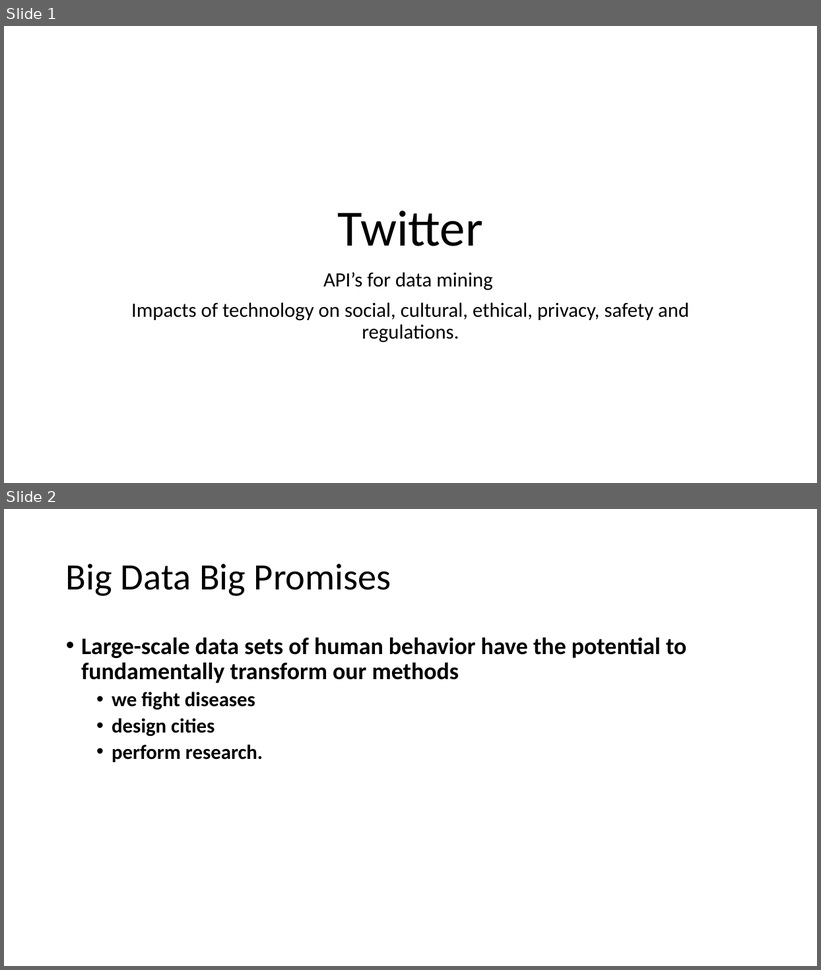
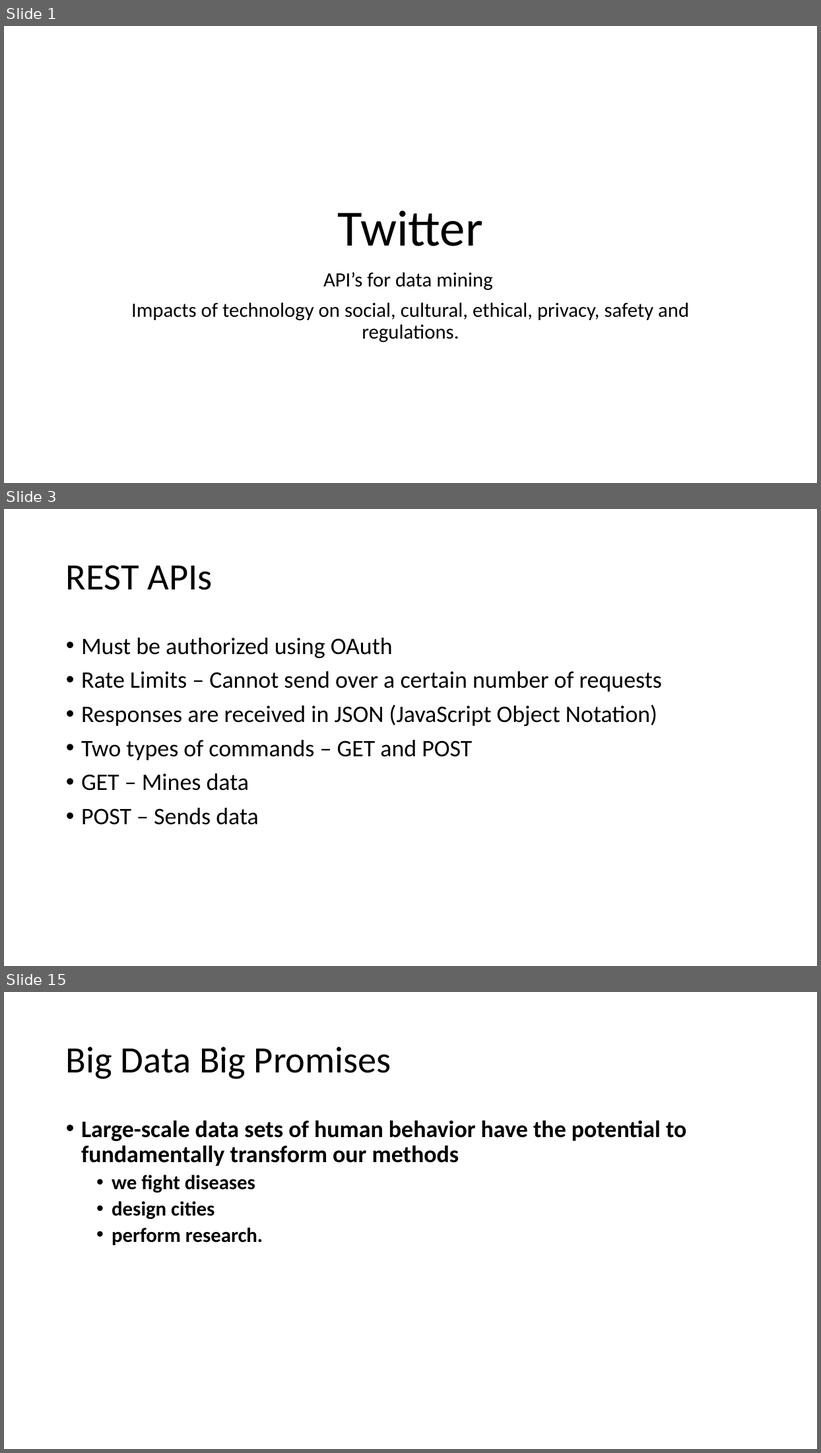
Before and after one commit to deniseygrace/COT-4935-Group-7-Project, a slide deck: Twitter.pptx. Shown one above the other, each under a label of ours: slides 1 and 2 before the commit, slides 1, 3 and 15 after it; the slides between them are not shown. The pictures are 821x970 and 821x1453 pixels, drawn with LibreOffice and Linux fonts; fonts in the diff are those of the drawing. Boxes give left, top, right and bottom in pixels: in the first picture for what was removed or moved away, otherwise in the second. Text is boxed around its words. In the diff, an @@ line names an element or a change of style, - is before the commit and + after.

```diff
--- a/Twitter.pptx
+++ b/Twitter.pptx
@@ slide 3 added at (x1=4, y1=509, x2=817, y2=966), background #FFFFFF @@
@@ title added at (x1=66, y1=565, x2=212, y2=590), 44 pt, text #000000 @@
+REST APIs
@@ text added at (x1=81, y1=638, x2=662, y2=825), 28 pt, text #000000 @@
+• Must be authorized using OAuth
+• Rate Limits – Cannot send over a certain number of requests
+• Responses are received in JSON (JavaScript Object Notation)
+• Two types of commands – GET and POST
+• GET – Mines data
+• POST – Sends data
@@ what was slide 2 is now slide 15 @@
```
Also in this commit, not shown: 2 slides changed, 12 other slides added.
